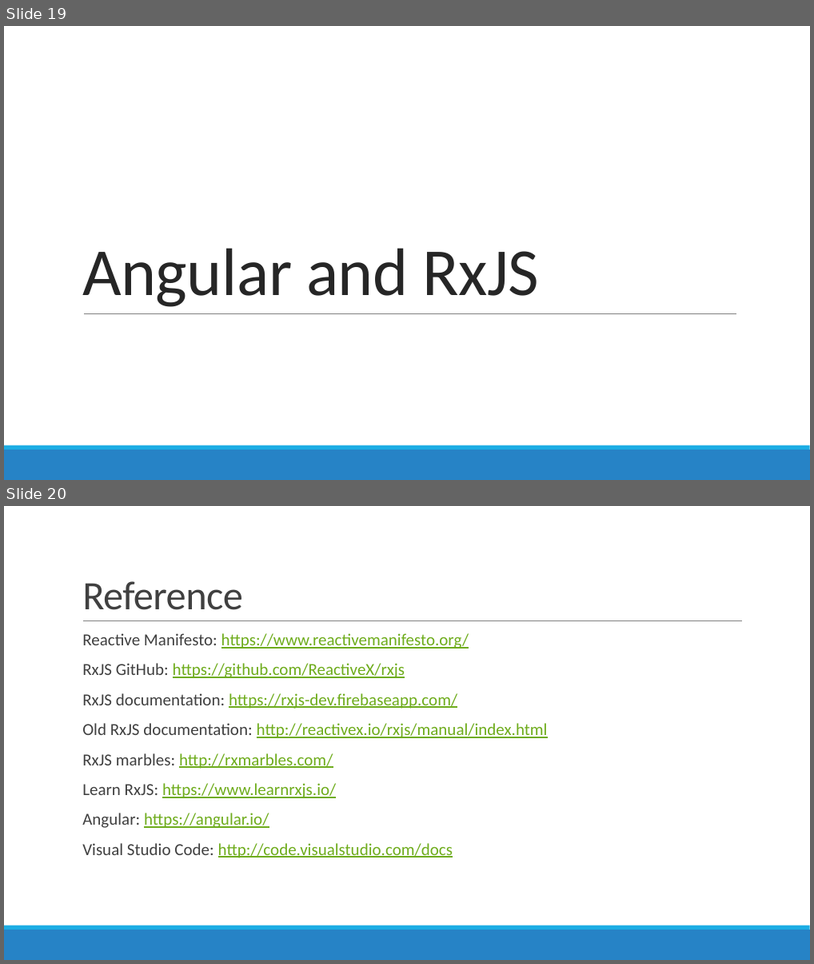
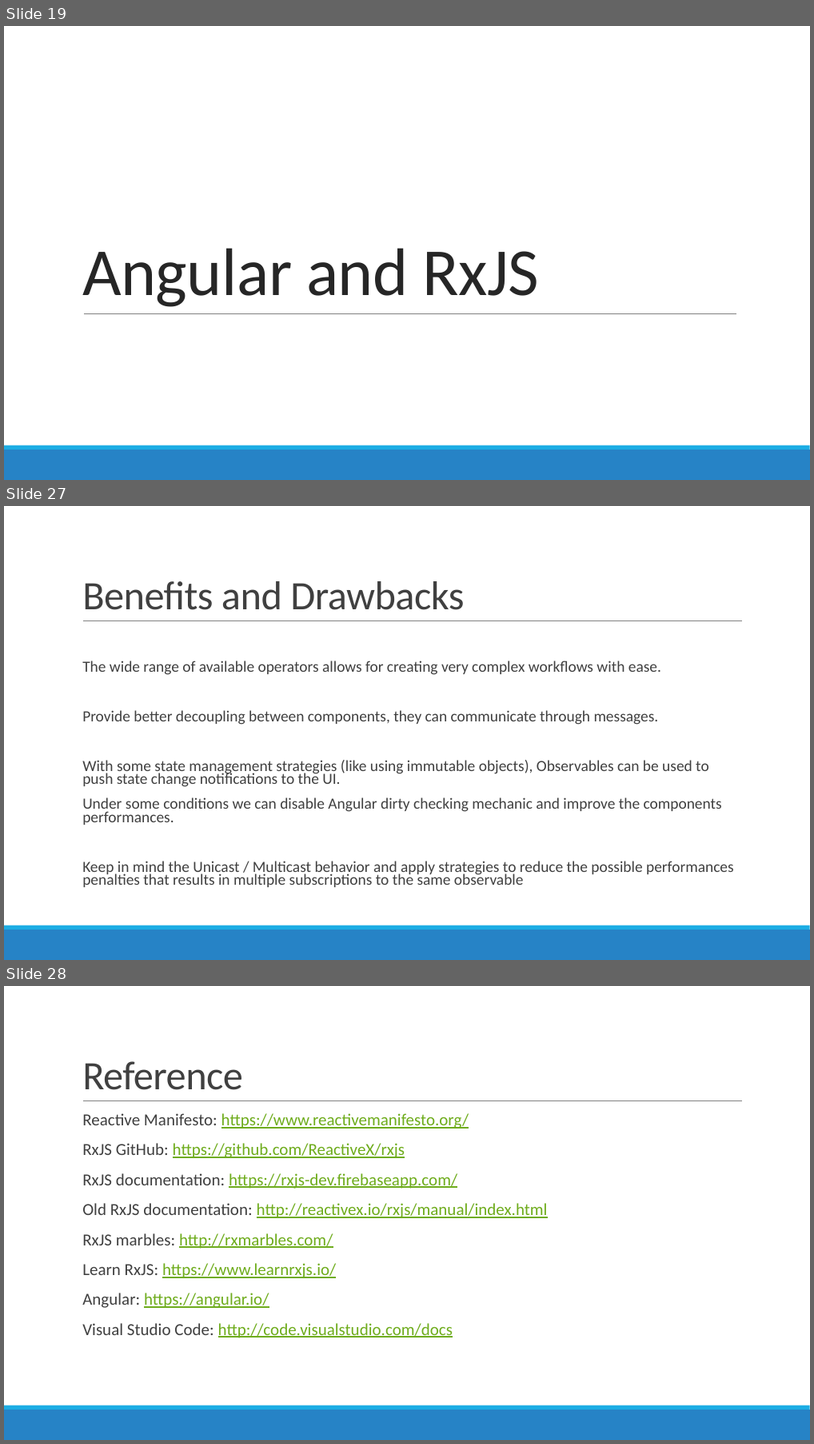
Before and after one commit to AGiorgetti/rxjs101, a slide deck: ReactiveProgramming_RxJS.pptx. Shown one above the other, each under a label of ours: slides 19 and 20 before the commit, slides 19, 27 and 28 after it; the slides between them are not shown. The pictures are 814x964 and 814x1444 pixels, drawn with LibreOffice and Linux fonts; fonts in the diff are those of the drawing. Boxes give left, top, right and bottom in pixels: in the first picture for what was removed or moved away, otherwise in the second. Text is boxed around its words. In the diff, an @@ line names an element or a change of style, - is before the commit and + after.

Commit message:
Reviewed Angular samples, also added some slides

```diff
--- a/ReactiveProgramming_RxJS.pptx
+++ b/ReactiveProgramming_RxJS.pptx
@@ slide 27 added at bbox=[4, 506, 810, 960], background #FFFFFF; not listed: 3 template elements that a slide beside it also shows @@
@@ title added at bbox=[82, 581, 464, 610], 48 pt, text #404040 @@
+Benefits and Drawbacks
@@ text added at bbox=[82, 660, 734, 887], 18.5 pt, text #404040 @@
+  The wide range of available operators allows for creating very complex workflows with ease.
+  Provide better decoupling between components, they can communicate through messages.
+  With some state management strategies (like using immutable objects), Observables can be used to push state change notifications to the UI.
+  Under some conditions we can disable Angular dirty checking mechanic and improve the components performances.
+  Keep in mind the Unicast / Multicast behavior and apply strategies to reduce the possible performances penalties that results in multiple subscriptions to the same observable
@@ what was slide 20 is now slide 28 @@
```
Also in this commit, not shown: 1 slide changed, 7 other slides added, 7 other files.
